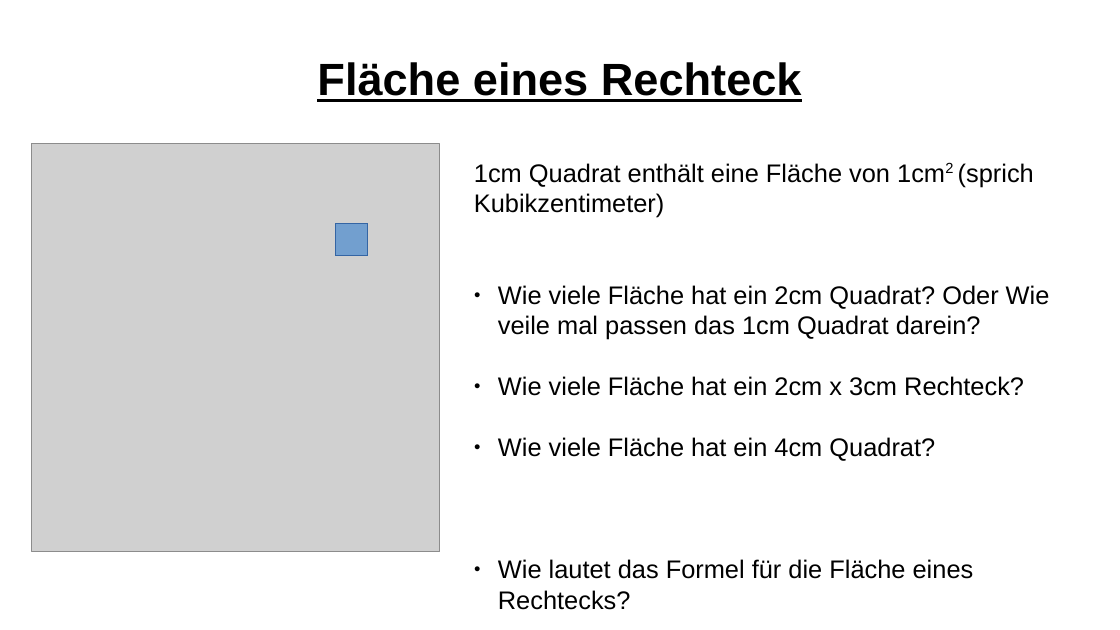
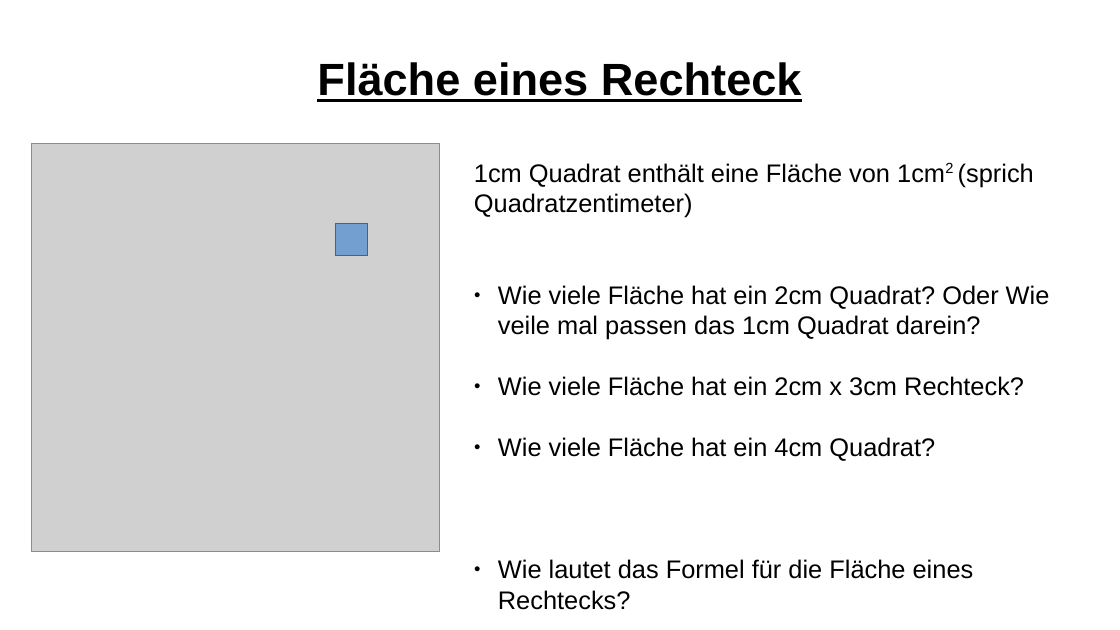
Before and after one commit to bearums/teaching, a slide deck: slide 2 of B5/Mathe/2024/D12/Messen_in_Gelände/Flaeche_und_Umfang/1.odp. Drawn at 1120x630 pixels with LibreOffice and Linux fonts; fonts in the diff are those of the drawing; grey boxes stand for pictures. Boxes give left, top, right and bottom in pixels: in the first picture for what was removed or moved away, otherwise in the second. Text is boxed around its words. In the diff, an @@ line names an element or a change of style, - is before the commit and + after.

```diff
--- a/B5/Mathe/2024/D12/Messen_in_Gelände/Flaeche_und_Umfang/1.odp
+++ b/B5/Mathe/2024/D12/Messen_in_Gelände/Flaeche_und_Umfang/1.odp
@@ text at (474, 163, 1034, 218): text changed @@
-1cm Quadrat enthält eine Fläche von 1cm2 (sprich Kubikzentimeter)
+1cm Quadrat enthält eine Fläche von 1cm2 (sprich Quadratzentimeter)
```
Also in this commit, not shown: 2 other files.
